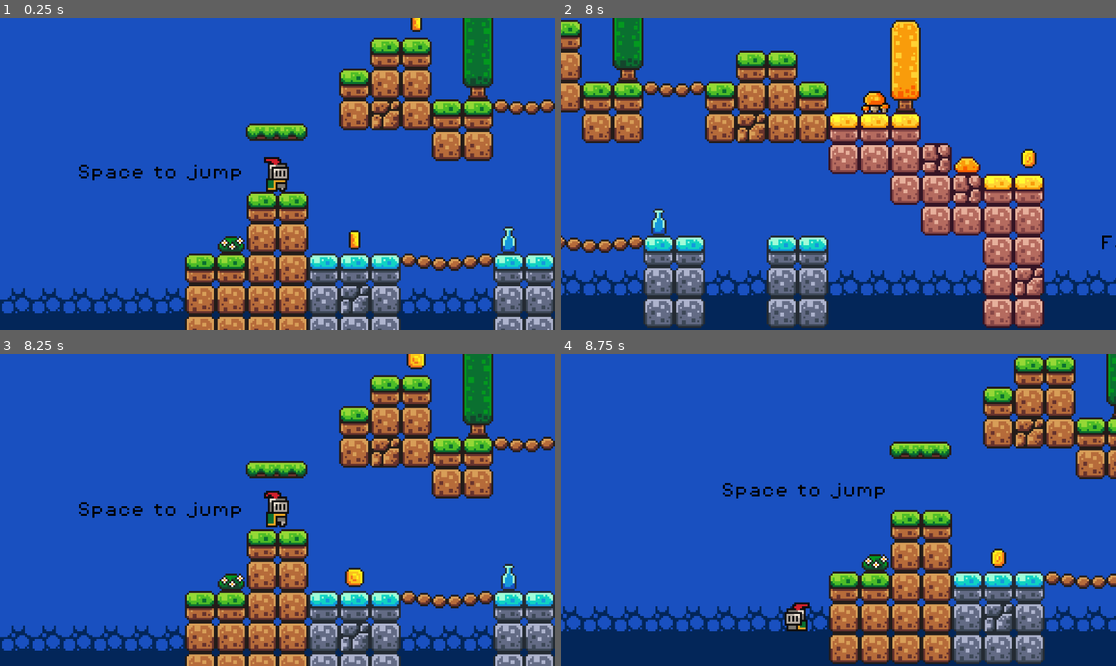
Above: before the commit, frames 1-4 (two rows, left to right).
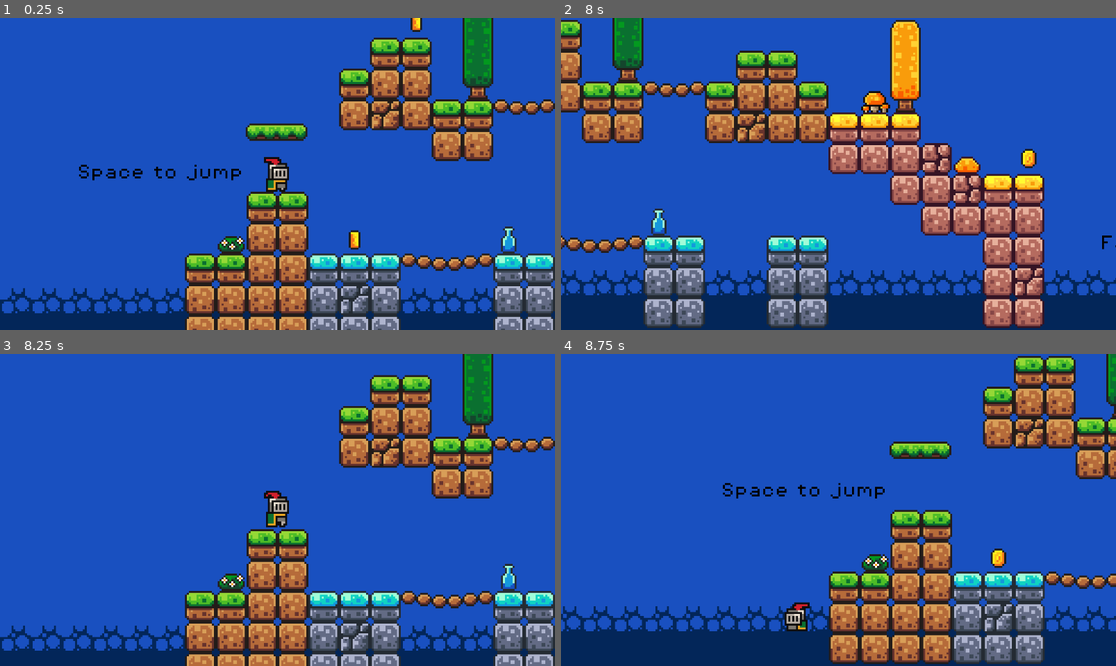
Above: after the commit, the same moments.

Repository: Funnysloth12/Arcanum
Game: Godot game, scene res://Scenes/game.tscn
Two runs of this game, one before a commit and one after it. Both use one fixed random seed, a clock stepped at 60 frames per second and the inputs below.
Inputs:
- Up to frame 1 (0.25 s): no input
- Up to frame 2 (8 s): hold Right (move_right) 0.53-2.03 s; tap Space (jump) at 0.77, 1.52, 3.02, 3.77, 4.52, 6.02, 6.77, 7.52 s; hold Left (move_left) 2.03-4.28 s; hold Right (move_right) from 4.28 s (still down)
- Up to frame 3 (8.25 s): release Right (move_right) at 8.03 s; hold Left (move_left) from 8.03 s (still down)
- Up to frame 4 (8.75 s): keep holding Left (move_left)

Frames 1-2 are identical in both runs. In frame 3, 1.3% of the frame differs, in the area x 14-77%, y 0-75%; in frame 4, nothing differs.

Commit message:
Added Music and SFX
added a music soundtrack, and sfx for when you pick up a coin!

Diff:
--- a/Scenes/coin.tscn
+++ b/Scenes/coin.tscn
@@ -1,7 +1,8 @@
-[gd_scene load_steps=17 format=3 uid="uid://drt8r0pwx31o"]
+[gd_scene load_steps=21 format=3 uid="uid://drt8r0pwx31o"]
 
 [ext_resource type="Texture2D" uid="uid://dlc0eeqsv7v07" path="res://Assets/sprites/coin.png" id="1_2qo34"]
 [ext_resource type="Script" uid="uid://ckl0058o4dqco" path="res://Scripts/coin.gd" id="1_jgi06"]
+[ext_resource type="AudioStream" uid="uid://cnuuipyi0xjyy" path="res://Assets/sounds/coin.wav" id="3_g537i"]
 
 [sub_resource type="AtlasTexture" id="AtlasTexture_jgi06"]
 atlas = ExtResource("1_2qo34")
@@ -98,6 +99,104 @@
 [sub_resource type="CircleShape2D" id="CircleShape2D_m55n1"]
 radius = 5.0990195
 
+[sub_resource type="Animation" id="Animation_h2p6v"]
+resource_name = "pickup"
+step = 0.0113
+tracks/0/type = "value"
+tracks/0/imported = false
+tracks/0/enabled = true
+tracks/0/path = NodePath("AnimatedSprite2D:visible")
+tracks/0/interp = 1
+tracks/0/loop_wrap = true
+tracks/0/keys = {
+"times": PackedFloat32Array(0),
+"transitions": PackedFloat32Array(1),
+"update": 1,
+"values": [false]
+}
+tracks/1/type = "value"
+tracks/1/imported = false
+tracks/1/enabled = true
+tracks/1/path = NodePath("CollisionShape2D:disabled")
+tracks/1/interp = 1
+tracks/1/loop_wrap = true
+tracks/1/keys = {
+"times": PackedFloat32Array(0),
+"transitions": PackedFloat32Array(1),
+"update": 1,
+"values": [true]
+}
+tracks/2/type = "value"
+tracks/2/imported = false
+tracks/2/enabled = true
+tracks/2/path = NodePath("PickupSound:playing")
+tracks/2/interp = 1
+tracks/2/loop_wrap = true
+tracks/2/keys = {
+"times": PackedFloat32Array(0),
+"transitions": PackedFloat32Array(1),
+"update": 1,
+"values": [true]
+}
+tracks/3/type = "method"
+tracks/3/imported = false
+tracks/3/enabled = true
+tracks/3/path = NodePath(".")
+tracks/3/interp = 1
+tracks/3/loop_wrap = true
+tracks/3/keys = {
+"times": PackedFloat32Array(1),
+"transitions": PackedFloat32Array(1),
+"values": [{
+"args": [],
+"method": &"queue_free"
+}]
+}
+
+[sub_resource type="Animation" id="Animation_ffmqm"]
+tracks/0/type = "value"
+tracks/0/imported = false
+tracks/0/enabled = true
+tracks/0/path = NodePath("AnimatedSprite2D:visible")
+tracks/0/interp = 1
+tracks/0/loop_wrap = true
+tracks/0/keys = {
+"times": PackedFloat32Array(0),
+"transitions": PackedFloat32Array(1),
+"update": 1,
+"values": [true]
+}
+tracks/1/type = "value"
+tracks/1/imported = false
+tracks/1/enabled = true
+tracks/1/path = NodePath("CollisionShape2D:disabled")
+tracks/1/interp = 1
+tracks/1/loop_wrap = true
+tracks/1/keys = {
+"times": PackedFloat32Array(0),
+"transitions": PackedFloat32Array(1),
+"update": 1,
+"values": [false]
+}
+tracks/2/type = "value"
+tracks/2/imported = false
+tracks/2/enabled = true
+tracks/2/path = NodePath("PickupSound:playing")
+tracks/2/interp = 1
+tracks/2/loop_wrap = true
+tracks/2/keys = {
+"times": PackedFloat32Array(0),
+"transitions": PackedFloat32Array(1),
+"update": 1,
+"values": [false]
+}
+
+[sub_resource type="AnimationLibrary" id="AnimationLibrary_81h6x"]
+_data = {
+&"RESET": SubResource("Animation_ffmqm"),
+&"pickup": SubResource("Animation_h2p6v")
+}
+
 [node name="Coin" type="Area2D"]
 collision_mask = 2
 script = ExtResource("1_jgi06")
@@ -111,4 +210,13 @@
 [node name="CollisionShape2D" type="CollisionShape2D" parent="."]
 shape = SubResource("CircleShape2D_m55n1")
 
+[node name="PickupSound" type="AudioStreamPlayer2D" parent="."]
+stream = ExtResource("3_g537i")
+bus = &"SFX"
+
+[node name="AnimationPlayer" type="AnimationPlayer" parent="."]
+libraries = {
+&"": SubResource("AnimationLibrary_81h6x")
+}
+
 [connection signal="body_entered" from="." to="." method="_on_body_entered"]
--- a/Scenes/game.tscn
+++ b/Scenes/game.tscn
@@ -10,7 +10,6 @@
 [ext_resource type="PackedScene" uid="uid://dbygp0oexe180" path="res://Scripts/slime_green.tscn" id="7_1l0tm"]
 [ext_resource type="FontFile" uid="uid://3rc3lct8dav0" path="res://Assets/fonts/PixelOperator8.ttf" id="8_v158k"]
 [ext_resource type="FontFile" uid="uid://cfaa5jt6gjeo5" path="res://Assets/fonts/PixelOperator8-Bold.ttf" id="9_ldgsr"]
-[ext_resource type="AudioStream" uid="uid://c004vyk3pyvdq" path="res://Assets/music/time_for_adventure.mp3" id="11_o5yvi"]
 
 [sub_resource type="TileSetAtlasSource" id="TileSetAtlasSource_3dryh"]
 texture = ExtResource("3_wrm1d")
@@ -348,7 +347,3 @@
 
 [node name="Slime Green" parent="." instance=ExtResource("7_1l0tm")]
 position = Vector2(624, 96)
-
-[node name="music" type="AudioStreamPlayer2D" parent="."]
-stream = ExtResource("11_o5yvi")
-autoplay = true
--- /dev/null
+++ b/Scenes/music.tscn
@@ -0,0 +1,7 @@
+[gd_scene load_steps=2 format=3 uid="uid://d2jhotg0l4rp6"]
+
+[ext_resource type="AudioStream" uid="uid://c004vyk3pyvdq" path="res://Assets/music/time_for_adventure.mp3" id="1_fbmny"]
+
+[node name="music" type="AudioStreamPlayer2D"]
+stream = ExtResource("1_fbmny")
+autoplay = true
--- a/Scripts/coin.gd
+++ b/Scripts/coin.gd
@@ -1,7 +1,8 @@
 extends Area2D
 
 @onready var game_manager: Node = %"Game Manager"
+@onready var animation_player: AnimationPlayer = $AnimationPlayer
 
 func _on_body_entered(_body: Node2D) -> void:
 	game_manager.add_point()
-	queue_free()
+	animation_player.play("pickup")
--- a/project.godot
+++ b/project.godot
@@ -13,6 +13,14 @@
 config/name="Arcanum"
 run/main_scene="uid://caxrlyi8gllah"
 config/features=PackedStringArray("4.5", "Forward Plus")
+
+[audio]
+
+buses/default_bus_layout="res://Assets/music/default_bus_layout.tres"
+
+[autoload]
+
+Music="*res://Scenes/music.tscn"
 
 [input]
 
Renamed: default_bus_layout.tres -> Assets/music/default_bus_layout.tres
Not shown: 1 places in Scenes/game.tscn that only renumber resources
